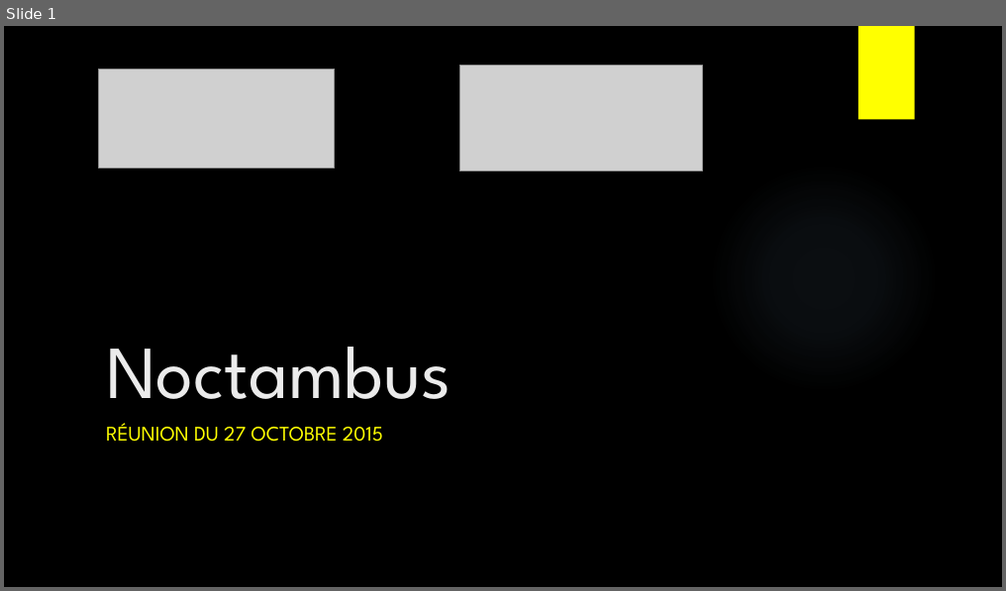
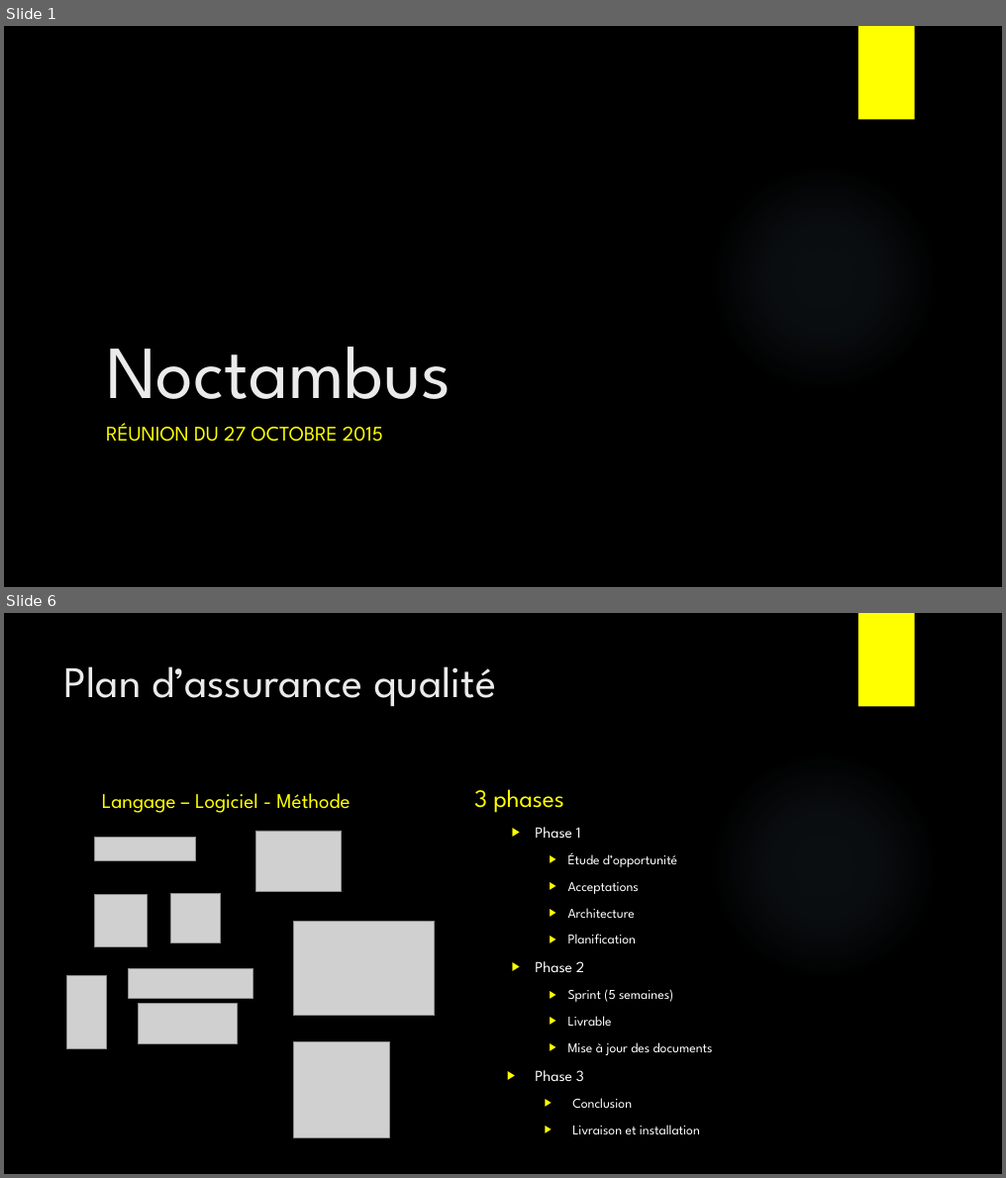
Before and after one commit to anthonypalama/Noctambus, a slide deck: Powerpoint/27.10.2015 - RdvGrep.pptx. Shown one above the other, each under a label of ours: slide 1 before the commit, slides 1 and 6 after it; the slides between them are not shown. The pictures are 1006x591 and 1006x1178 pixels, drawn with LibreOffice and Linux fonts; fonts in the diff are those of the drawing; grey boxes stand for pictures; background and template pictures are left out. Boxes give left, top, right and bottom in pixels: in the first picture for what was removed or moved away, otherwise in the second. Text is boxed around its words. In the diff, an @@ line names an element or a change of style, - is before the commit and + after.

```diff
--- a/Powerpoint/27.10.2015 - RdvGrep.pptx
+++ b/Powerpoint/27.10.2015 - RdvGrep.pptx
@@ slide 6 added at (4,613,1002,1174), background picture (left out); not listed: 2 template elements that a slide beside it also shows @@
@@ title added at (64,666,496,706), 42 pt, text #EBEBEB @@
+Plan d’assurance qualité
@@ text added at (474,789,564,813), 24 pt, text #FFFF00 @@
+3 phases
@@ text added at (102,793,350,813), 20 pt, text #FFFF00 @@
+Langage – Logiciel - Méthode
@@ picture added at (94,837,196,861) @@
@@ picture added at (255,831,342,892) @@
@@ text added at (535,827,713,1135), 12.9 pt, text #FFFFFF @@
+  ▶ Phase 1
+    ▶ Étude d’opportunité
+    ▶ Acceptations
+    ▶ Architecture
+    ▶ Planification
+  ▶ Phase 2
+    ▶ Sprint (5 semaines)
+    ▶ Livrable
+    ▶ Mise à jour des documents
+    ▶ Phase 3
+      ▶ Conclusion
+      ▶ Livraison et installation
@@ picture added at (94,895,147,948) @@
@@ picture added at (171,893,221,943) @@
@@ picture added at (294,922,435,1017) @@
@@ picture added at (129,968,253,998) @@
@@ picture added at (67,976,106,1050) @@
@@ picture added at (138,1004,237,1044) @@
@@ picture added at (294,1042,389,1138) @@
@@ slide 1 changed as well @@
@@ picture removed at (98,69,334,168) @@
@@ picture removed at (460,65,703,172) @@
```
Also in this commit, not shown: 10 other slides added, 2 slides removed, 2 other files.
